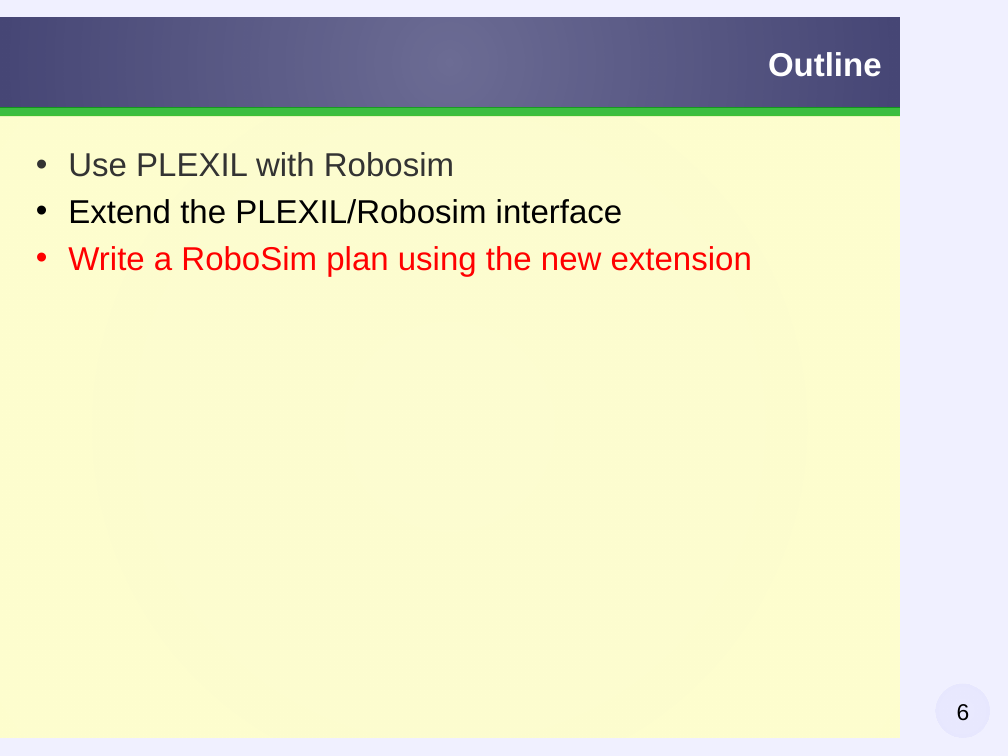
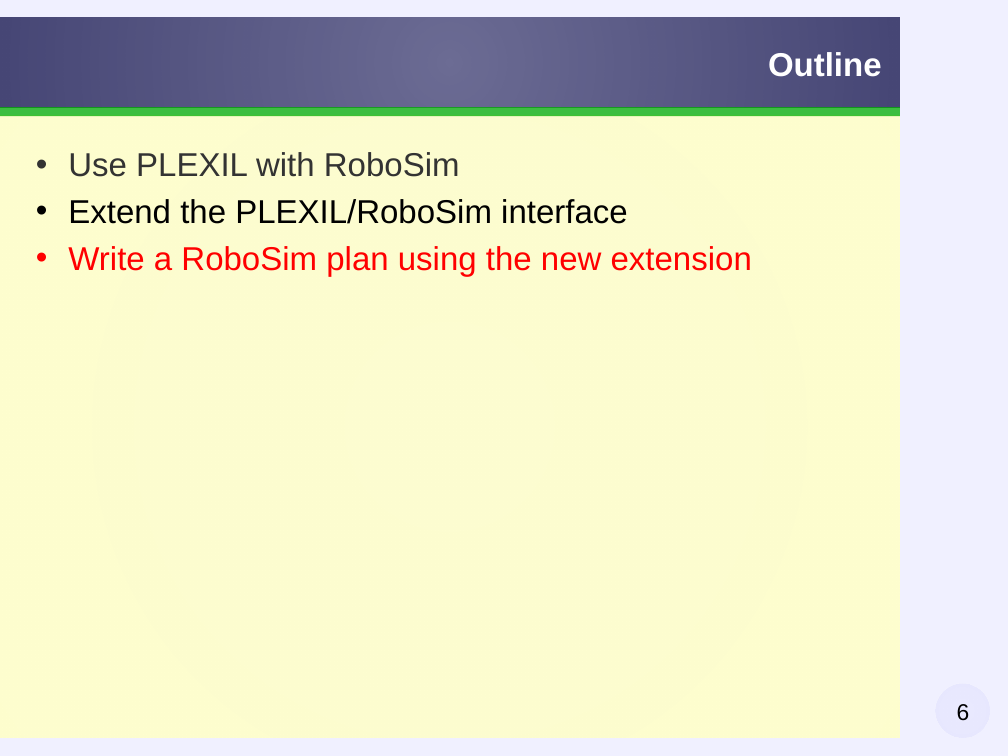
Before and after one commit to plexil-group/plexil, a slide deck: slide 6 of workshop/slides/plexil-workshop-exercise2.odp. Drawn at 1008x756 pixels with LibreOffice and Linux fonts; fonts in the diff are those of the drawing; background and template pictures are left out. Boxes give left, top, right and bottom in pixels: in the first picture for what was removed or moved away, otherwise in the second. Text is boxed around its words. In the diff, an @@ line names an element or a change of style, - is before the commit and + after.

Commit message:
revised for Plexil 1.5

```diff
--- a/workshop/slides/plexil-workshop-exercise2.odp
+++ b/workshop/slides/plexil-workshop-exercise2.odp
@@ text at [68,152,628,224]: text changed @@
-• Use PLEXIL with Robosim
-• Extend the PLEXIL/Robosim interface
+• Use PLEXIL with RoboSim
+• Extend the PLEXIL/RoboSim interface
```
Also in this commit, not shown: 4 other slides changed, 1 other file.
